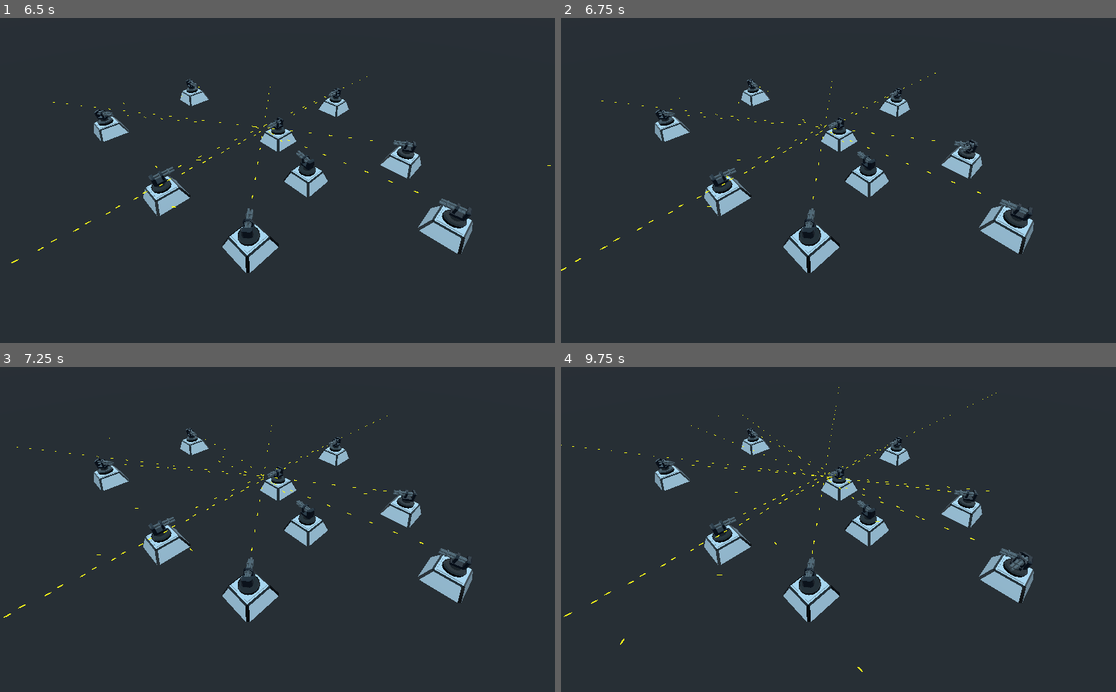
Above: before the commit, frames 1-4 (two rows, left to right).
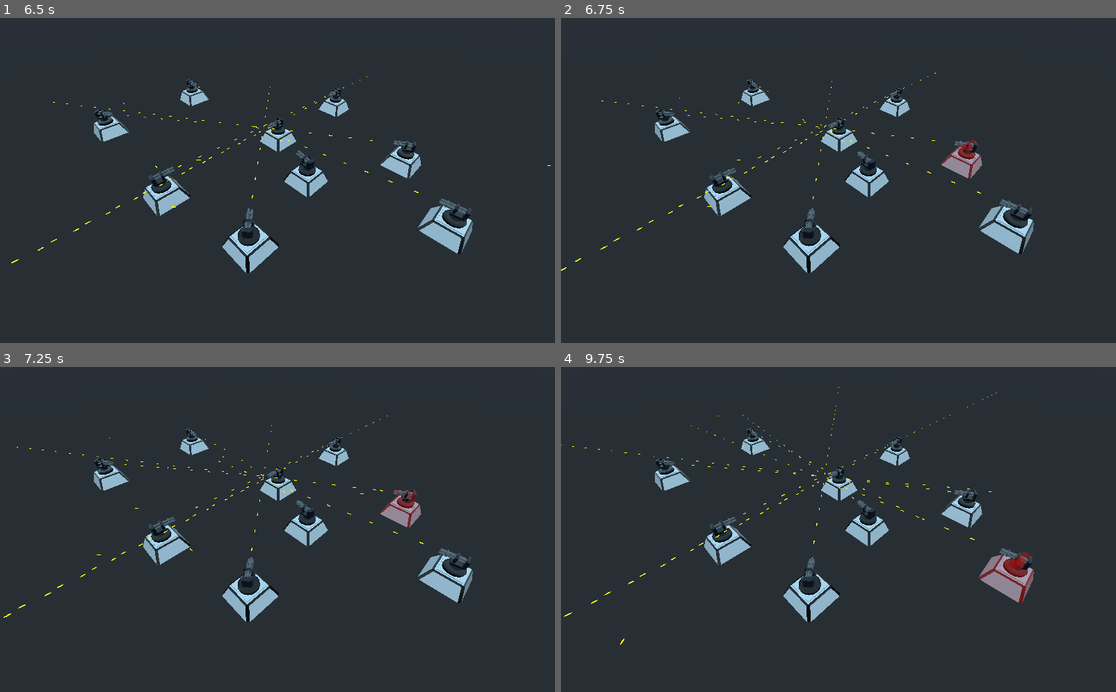
Above: after the commit, the same moments.

Repository: C34A/code-day-bellevue-2020-02-22
Game: Godot game, scene res://World.tscn
Two runs of this game, one before a commit and one after it. Both use one fixed random seed, a clock stepped at 60 frames per second and the inputs below.
Inputs (mouse positions are in pixels of both pictures, inside the frame that each line leads up to):
- Up to frame 1 (6.5 s): move the mouse to (399, 164) at 0.52 s; tap Z (tower_place) every 0.75 s from 0.6 to 5.85 s; click (399, 164) at 0.67 s; move the mouse to (166, 196) at 1.27 s; click (166, 196) at 1.42 s; move the mouse to (333, 109) at 2.02 s; click (333, 109) at 2.17 s; move the mouse to (249, 245) at 2.77 s; click (249, 245) at 2.92 s; move the mouse to (444, 229) at 3.52 s; click (444, 229) at 3.67 s; move the mouse to (111, 131) at 4.27 s; click (111, 131) at 4.42 s; move the mouse to (305, 180) at 5.02 s; click (305, 180) at 5.17 s; move the mouse to (194, 99) at 5.77 s; click (194, 99) at 5.92 s
- Up to frame 2 (6.75 s): move the mouse to (960, 164) at 6.52 s; tap Z (tower_place) at 6.6 s; click (960, 164) at 6.67 s
- Up to frame 3 (7.25 s): no input
- Up to frame 4 (9.75 s): move the mouse to (727, 545) at 7.27 s; tap Z (tower_place) every 0.75 s from 7.35 to 9.6 s; click (727, 545) at 7.42 s; move the mouse to (894, 458) at 8.02 s; click (894, 458) at 8.17 s; move the mouse to (810, 594) at 8.77 s; click (810, 594) at 8.92 s; move the mouse to (1005, 578) at 9.52 s; click (1005, 578) at 9.67 s

Frame 1 is identical in both runs. In frame 2, 0.5% of the frame differs, in the area x 68-76%, y 37-50%; in frame 3, 0.5%; in frame 4, 1.0%, in the area x 18-86%, y 20-94%.

Commit message:
block tower placement on collision

Diff:
--- a/scripts/Player.gd
+++ b/scripts/Player.gd
@@ -12,6 +12,7 @@
 var mouse_down: bool = false;
 var placing_tower: bool = false;
 var ghost_tower: Spatial;
+var can_place_tower: bool = false;
 
 func _ready():
 	pass
@@ -30,7 +31,7 @@
 func _input(event: InputEvent):
 	if event is InputEventMouseButton and event.button_index == 1:
 		mouse_down = event.pressed;
-		if placing_tower and event.pressed:
+		if placing_tower and can_place_tower and event.pressed:
 			placing_tower = false;
 			ghost_tower.queue_free();
 			towers.add_tower(Gatling.instance(), ghost_tower.global_transform.origin);
@@ -49,7 +50,9 @@
 	ghost_tower.global_transform.origin = position;
 	var collision = ghost_tower.move_and_collide(Vector3.ZERO);
 	if collision == null:
+		can_place_tower = true;
 		ghost_tower.make_ghost();
 	else:
+		can_place_tower = false;
 		ghost_tower.make_ghost_collision();
 	ghost_tower.global_transform.origin = position;
